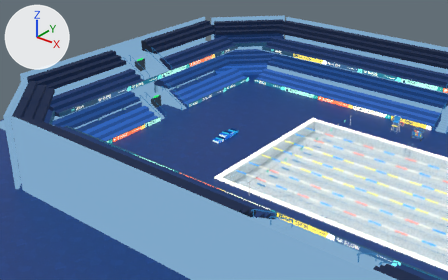
Renders of the Blender file sceneresource/SwimmingVenue_Rebuild_FlatColor.blend from each side of a commit.
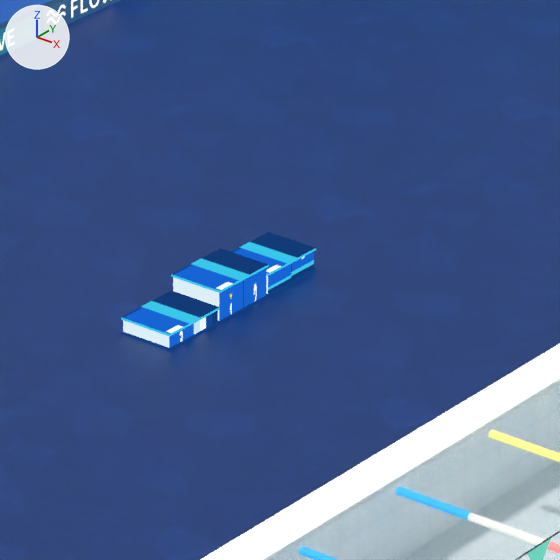
There are two pictures of each version: one from a 50 mm camera at (40.23, -60.24, 36.15) aimed at (-6.47, -1.87, -0.04), one close up on the part from 44% to 60% of the width and 35% to 61% of the height. The lights are fixed; the arrows at upper left show +X, +Y and +Z. The older version's two pictures come first.

The first close-up shows 'OlympicPanels_Merged', 'PoolWaterSurface', 'Venue_Rectangular_Ground', 'award_podium_1', 'award_podium_2', 'award_podium_3', 'lane_float_rope_batch', 'pool_edge_batch', 'pool_inner_wall_batch' and 2 more.
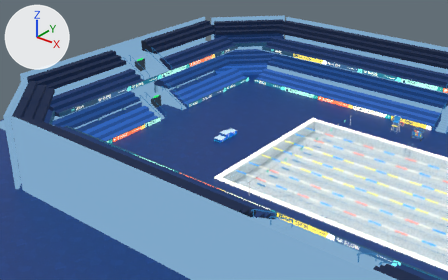
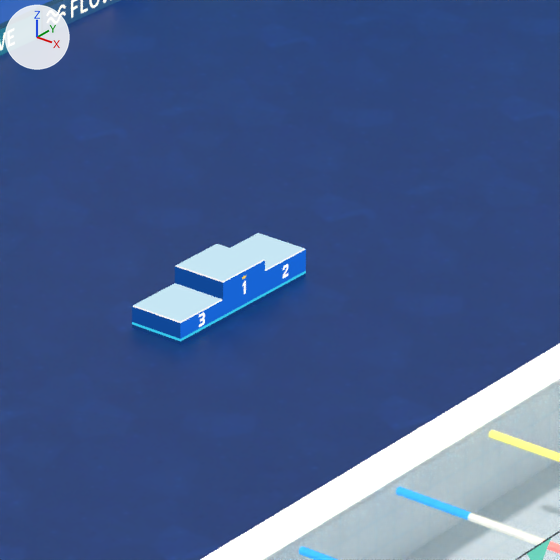
What changed in the scene script:
```text
Change me_award_podium_1_002:
    used by ob_award_podium_1; location = (-67.0, -1.5, 0.34)
    remove me_award_podium_1_002.from_pydata(...)  # 24 vertices, 22 faces; spans x 59.95..61.05, y -0.7..0.7, z -0.14..0.5
    add me_award_podium_1_002.from_pydata(...)  # 12 vertices, 10 faces; spans x 59.95..61.05, y -0.6..0.6, z -0.14..0.64
    me_award_podium_1_002 part 1: the whole mesh is rebuilt
Change me_award_podium_2_002:
    used by ob_award_podium_2; location = (-67.0, -1.5, 0.34)
    remove me_award_podium_2_002.from_pydata(...)  # 24 vertices, 22 faces; spans x 59.95..61.05, y 0.7..2.1, z -0.14..0.32
    add me_award_podium_2_002.from_pydata(...)  # 12 vertices, 10 faces; spans x 59.95..61.05, y 0.6..1.8, z -0.14..0.42
    me_award_podium_2_002 part 2: the whole mesh is rebuilt
Change me_award_podium_3_002:
    used by ob_award_podium_3; location = (-67.0, -1.5, 0.34)
    remove me_award_podium_3_002.from_pydata(...)  # 24 vertices, 22 faces; spans x 59.95..61.05, y -2.1..-0.7, z -0.14..0.18
    add me_award_podium_3_002.from_pydata(...)  # 12 vertices, 10 faces; spans x 59.95..61.05, y -1.8..-0.6, z -0.14..0.3
    me_award_podium_3_002 part 3: the whole mesh is rebuilt
```

Boxes (x1, y1, x2, y2) around the edits, measured in the close-ups (560 x 560 px):
'award_podium_1', reshaped (7% narrower)
    before: (171, 248, 268, 323)
    after: (175, 244, 265, 321)
'award_podium_3', reshaped (8% narrower)
    before: (121, 291, 220, 351)
    after: (132, 283, 223, 345)
'award_podium_2', reshaped (12% narrower)
    before: (231, 232, 316, 297)
    after: (231, 233, 306, 298)
